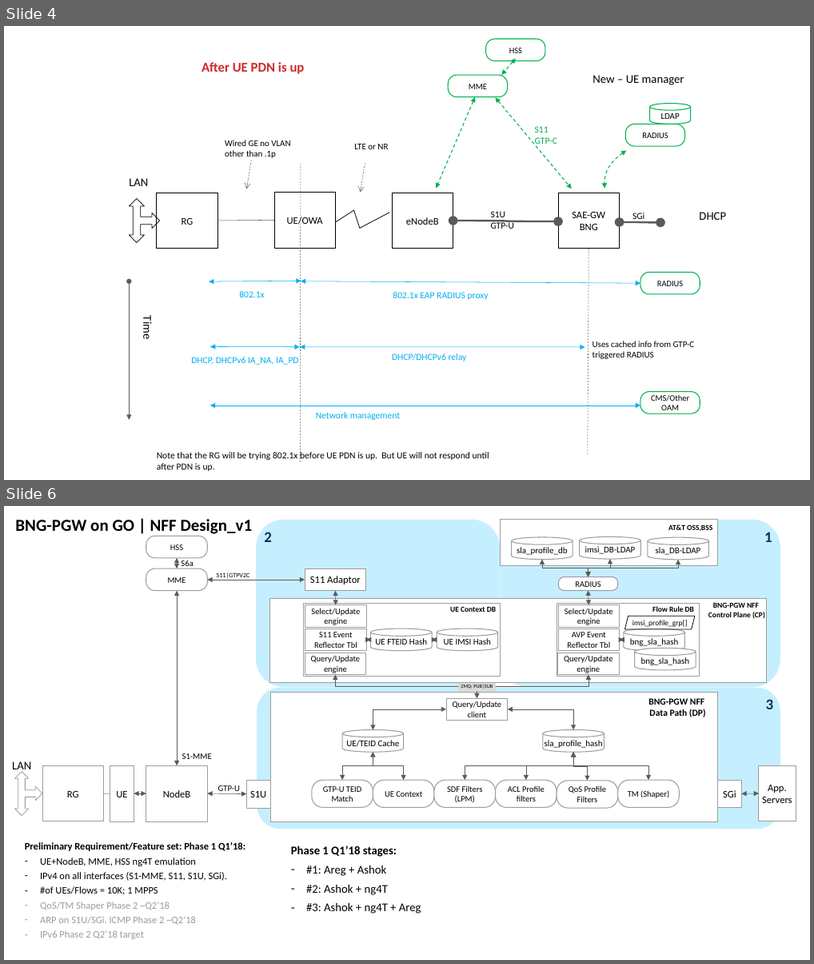
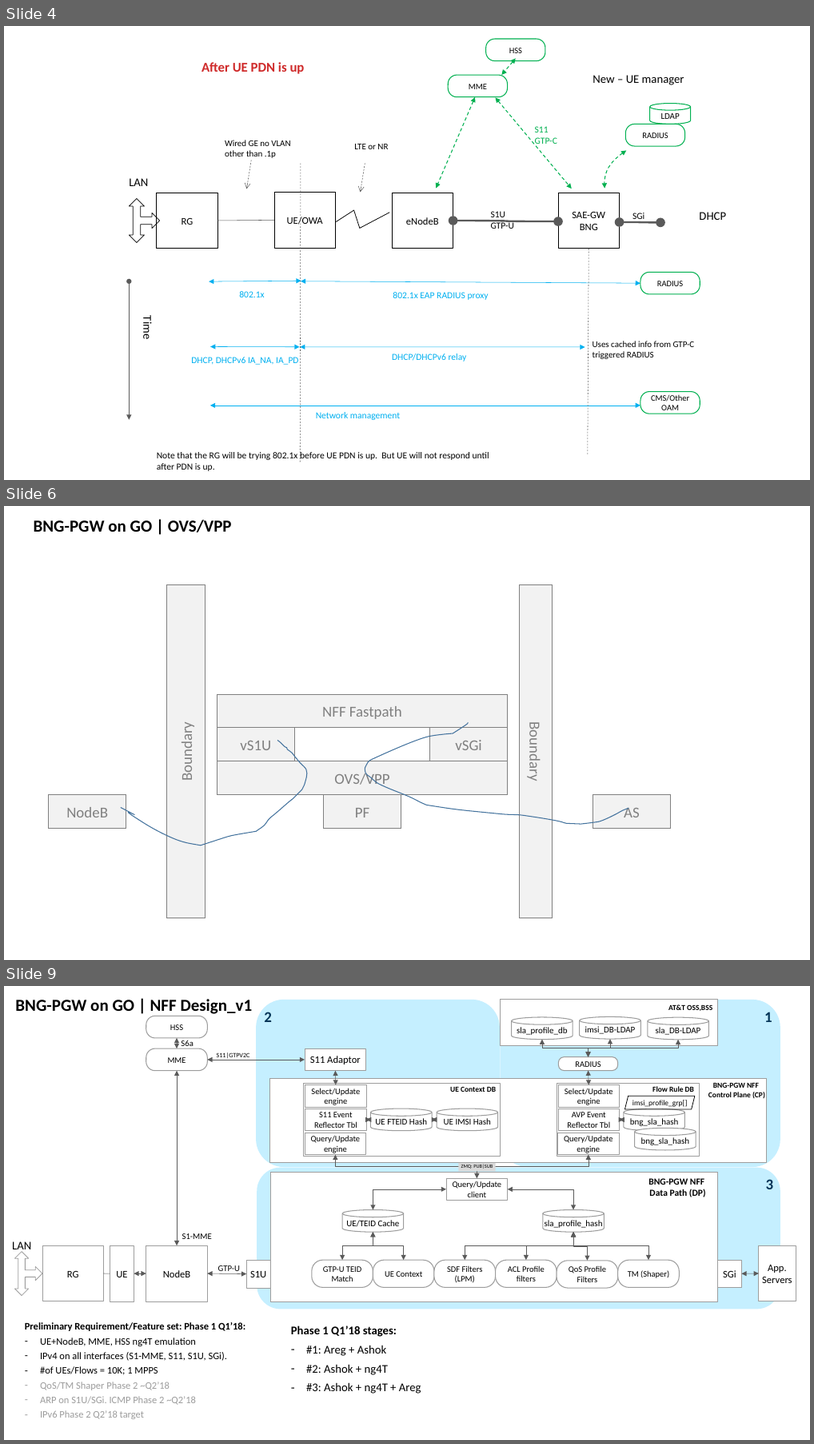
Before and after one commit to b4dboy/nff-go, a slide deck: Fixed BNG PGW on GO over NFF.pptx. Shown one above the other, each under a label of ours: slides 4 and 6 before the commit, slides 4, 6 and 9 after it; the slides between them are not shown. The pictures are 814x964 and 814x1444 pixels, drawn with LibreOffice and Linux fonts; fonts in the diff are those of the drawing. Boxes give left, top, right and bottom in pixels: in the first picture for what was removed or moved away, otherwise in the second. Text is boxed around its words. In the diff, an @@ line names an element or a change of style, - is before the commit and + after.

```diff
--- a/Fixed BNG PGW on GO over NFF.pptx
+++ b/Fixed BNG PGW on GO over NFF.pptx
@@ slide 6 added at <box>4,506,810,960</box>, background #FFFFFF @@
@@ text added at <box>34,520,232,532</box>, 20 pt, text #000000, bold @@
+BNG-PGW on GO | OVS/VPP
@@ rectangle added at <box>166,585,205,917</box>, fill #F2F2F2, outline #808080 1 pt, 18 pt, text #808080 @@
+Boundary
@@ rectangle added at <box>520,585,553,917</box>, fill #F2F2F2, outline #808080 1 pt, 18 pt, text #808080 @@
+Boundary
@@ rectangle added at <box>217,695,507,728</box>, fill #F2F2F2, outline #808080 1 pt, 18 pt, text #808080 @@
+NFF Fastpath
@@ freeform shape added at <box>121,740,307,845</box>, outline #43739E 1 pt @@
@@ rectangle added at <box>217,728,294,761</box>, fill #F2F2F2, outline #808080 1 pt, 18 pt, text #808080 @@
+vS1U
@@ freeform shape added at <box>365,723,629,824</box>, outline #43739E 1 pt @@
@@ rectangle added at <box>430,728,508,761</box>, fill #F2F2F2, outline #808080 1 pt, 18 pt, text #808080 @@
+vSGi
@@ rectangle added at <box>217,761,507,795</box>, fill #F2F2F2, outline #808080 1 pt, 18 pt, text #808080 @@
+OVS/VPP
@@ rectangle added at <box>49,795,126,828</box>, fill #F2F2F2, outline #808080 1 pt, 18 pt, text #808080 @@
+NodeB
@@ rectangle added at <box>324,795,402,828</box>, fill #F2F2F2, outline #808080 1 pt, 18 pt, text #808080 @@
+PF
@@ rectangle added at <box>594,795,670,828</box>, fill #F2F2F2, outline #808080 1 pt, 18 pt, text #808080 @@
+AS
@@ what was slide 6 is now slide 9 @@
```
Also in this commit, not shown: 1 slide changed, 2 other slides added.
